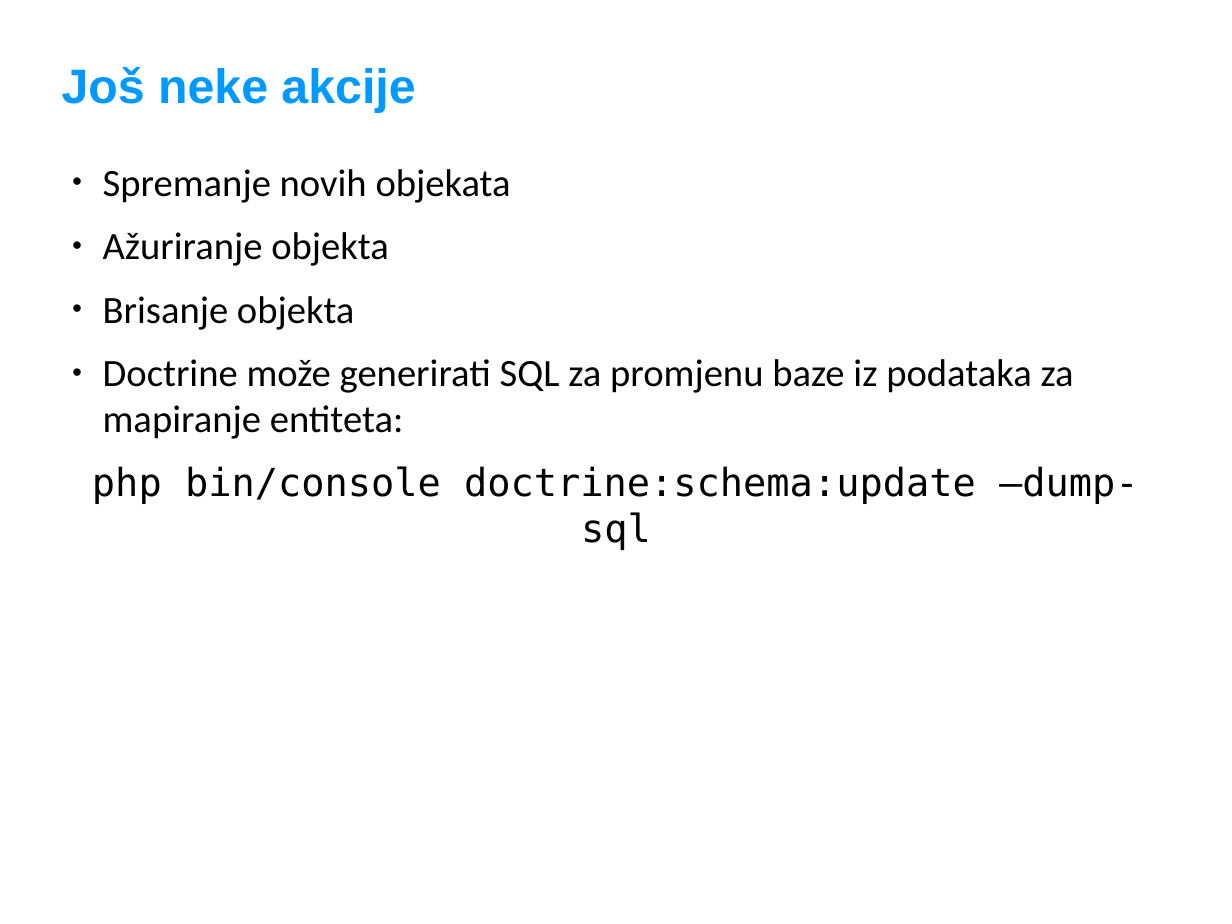
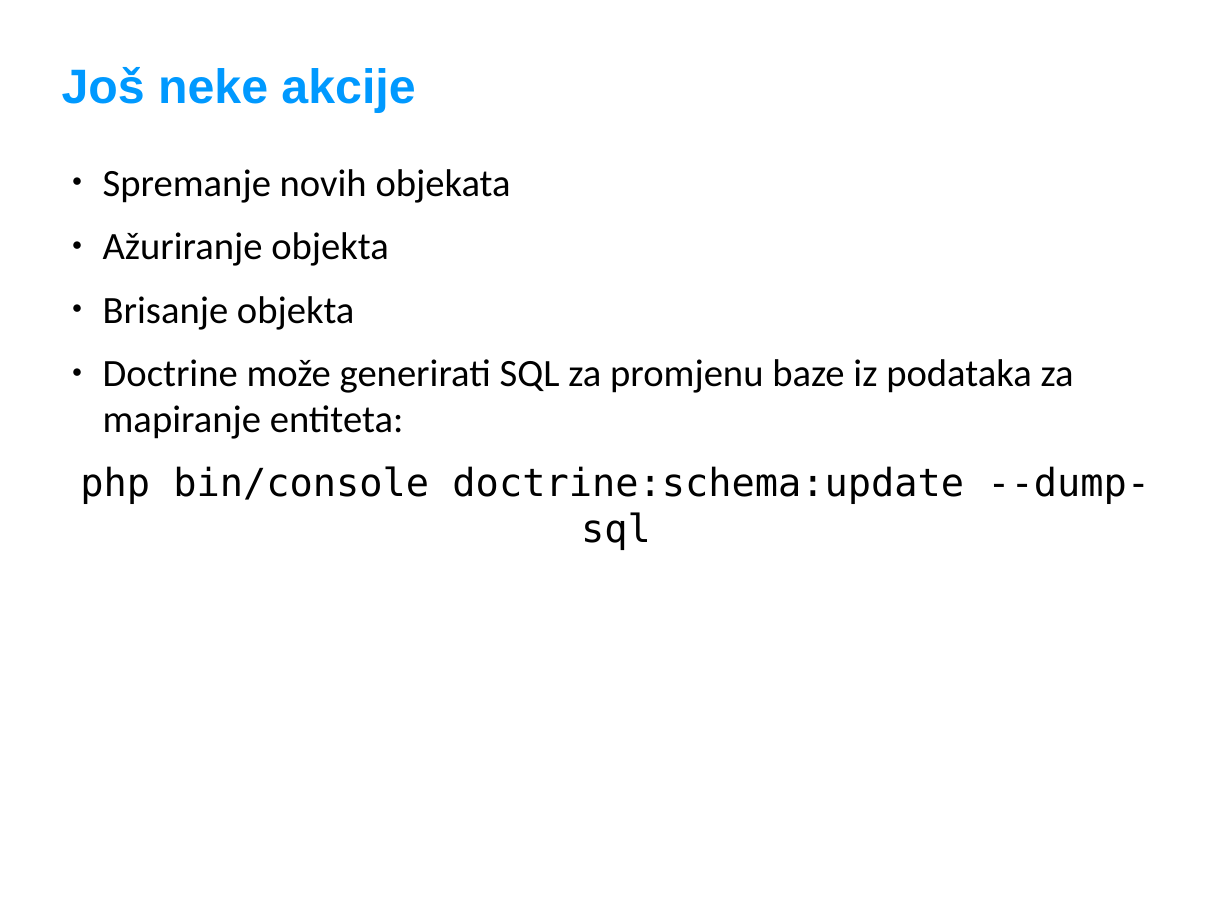
Before and after one commit to adriatichr/php-academy, a slide deck: slide 11 of predavanja/35 Doctrine ORM.odp. Drawn at 1232x924 pixels with LibreOffice and Linux fonts; fonts in the diff are those of the drawing; background and template pictures are left out. Boxes give left, top, right and bottom in pixels: in the first picture for what was removed or moved away, otherwise in the second. Text is boxed around its words. In the diff, an @@ line names an element or a change of style, - is before the commit and + after.

```diff
--- a/predavanja/35 Doctrine ORM.odp
+++ b/predavanja/35 Doctrine ORM.odp
@@ text at (80,466,1150,550): text changed @@
-php bin/console doctrine:schema:update –dump-sql
+php bin/console doctrine:schema:update --dump-sql
```
Also in this commit, not shown: 1 other slide changed.
